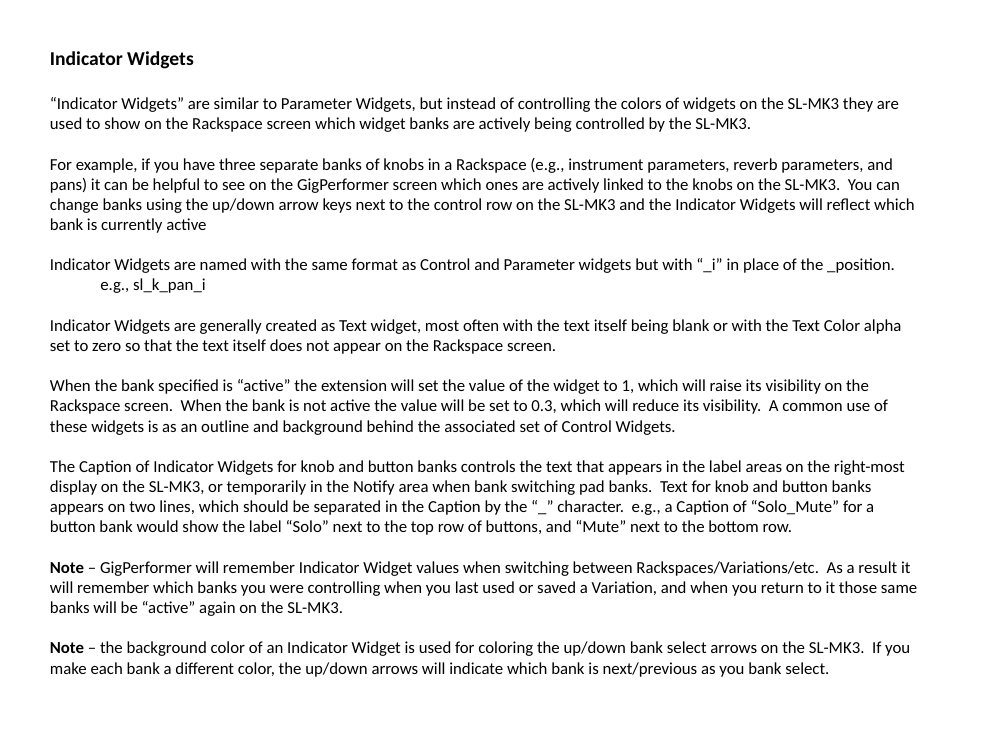
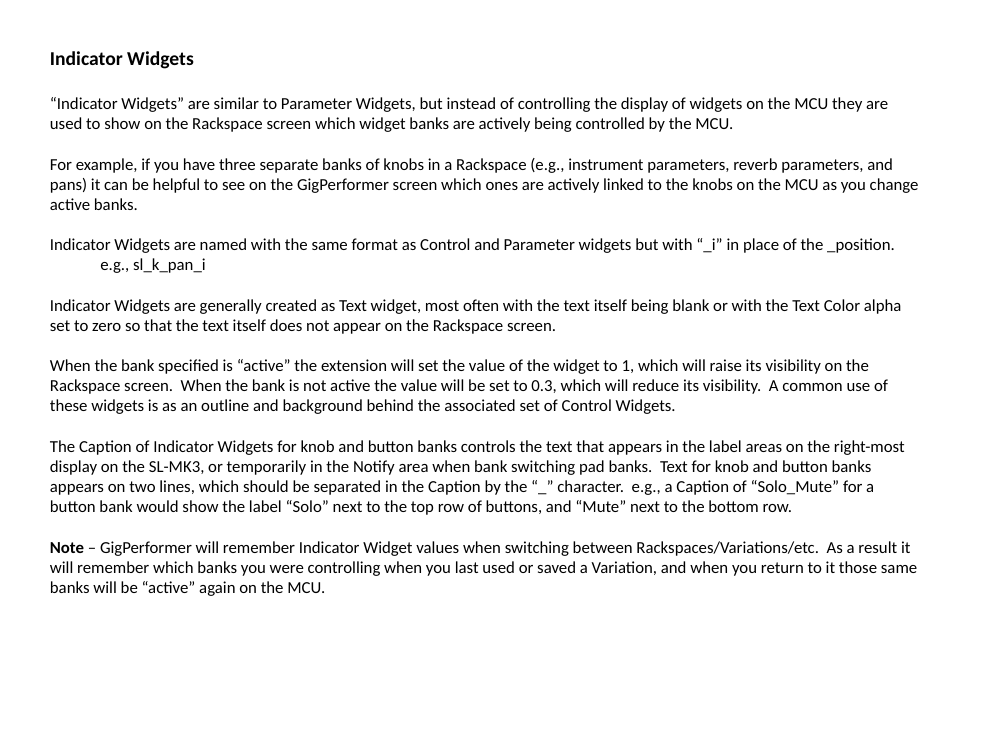
Before and after one commit to WidnerM/GP-MCU, a slide deck: slide 5 of MCU Extension.pptx (slide 3 before the commit). Drawn at 1008x756 pixels with LibreOffice and Linux fonts; fonts in the diff are those of the drawing. Boxes give left, top, right and bottom in pixels: in the first picture for what was removed or moved away, otherwise in the second. Text is boxed around its words. In the diff, an @@ line names an element or a change of style, - is before the commit and + after.

Commit message:
Doc update, small p widget fix

```diff
--- a/MCU Extension.pptx
+++ b/MCU Extension.pptx
@@ text at bbox=[50, 97, 919, 210]: text changed @@
-“Indicator Widgets” are similar to Parameter Widgets, but instead of controlling the colors of widgets on the SL-MK3 they are used to show on the Rackspace screen which widget banks are actively being controlled by the SL-MK3.
-For example, if you have three separate banks of knobs in a Rackspace (e.g., instrument parameters, reverb parameters, and pans) it can be helpful to see on the GigPerformer screen which ones are actively linked to the knobs on the SL-MK3. You can change banks using the up/down arrow keys next to the control row on the SL-MK3 and the Indicator Widgets will reflect which bank is currently active
+“Indicator Widgets” are similar to Parameter Widgets, but instead of controlling the display of widgets on the MCU they are used to show on the Rackspace screen which widget banks are actively being controlled by the MCU.
+For example, if you have three separate banks of knobs in a Rackspace (e.g., instrument parameters, reverb parameters, and pans) it can be helpful to see on the GigPerformer screen which ones are actively linked to the knobs on the MCU as you change active banks.
@@ text at bbox=[50, 541, 917, 596]: text changed @@
-Note – GigPerformer will remember Indicator Widget values when switching between Rackspaces/Variations/etc. As a result it will remember which banks you were controlling when you last used or saved a Variation, and when you return to it those same banks will be “active” again on the SL-MK3.
-Note – the background color of an Indicator Widget is used for coloring the up/down bank select arrows on the SL-MK3. If you make each bank a different color, the up/down arrows will indicate which bank is next/previous as you bank select.
+Note – GigPerformer will remember Indicator Widget values when switching between Rackspaces/Variations/etc. As a result it will remember which banks you were controlling when you last used or saved a Variation, and when you return to it those same banks will be “active” again on the MCU.
```
Also in this commit, not shown: 3 other slides changed, 1 slide added, 2 other files.
